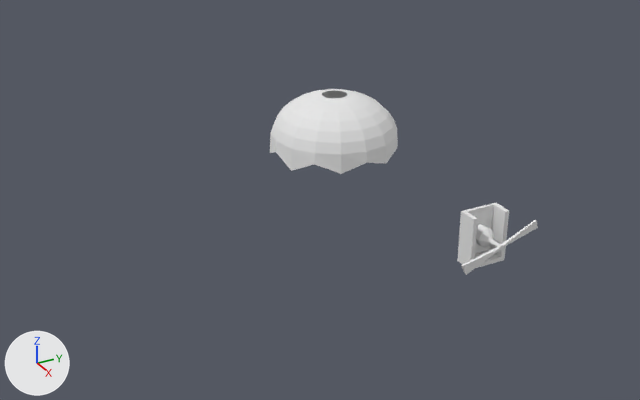
Two versions of the Blender file assets/gear.blend, one commit apart.
The view is the same before and after, from a 50 mm camera at (7.53, -6.17, 4.9) aimed at (-2.39, -0.97, -0.29). The lights are fixed; the arrows at lower left show +X, +Y and +Z.

The first picture shows 'Parachute1', 'Prop01'.
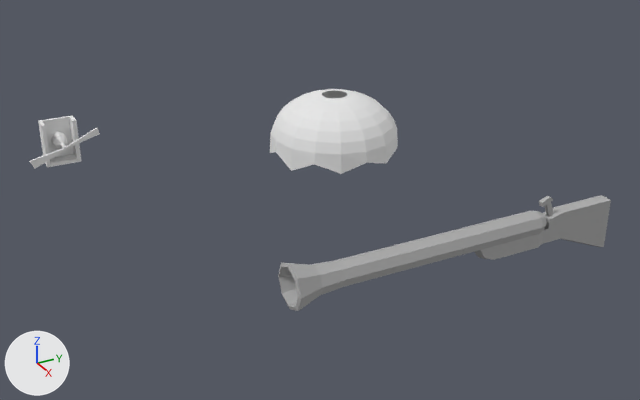
What differs and where, as boxes (x1, y1, x2, y2) in the pictures (640 x 400 px):
'Cylinder', added: after (278, 195, 611, 311)
'Prop01', moved: before (457, 203, 538, 275); after (29, 115, 100, 169)

The change in detail:
Material 'Material.016' (mat_material_016) is new.
Its base color is (0.434, 0.434, 0.434) (grey #b0b0b0).
Mesh me_cylinder_010 is new.
It has 194 vertices, 194 faces and spans x -0.28..0.28, y -2.61..1.96, z -0.63..0.32.
It uses material mat_material_016 (grey #b0b0b0).
Object 'Prop01' (ob_prop01) moves from (0.0, 0.0, 0.0) to (-5.56, -3.79, 0.0).
Object 'Cylinder' (ob_cylinder) is new; it shows me_cylinder_010.
Its location is (0.0, 0.0, 0.0).
